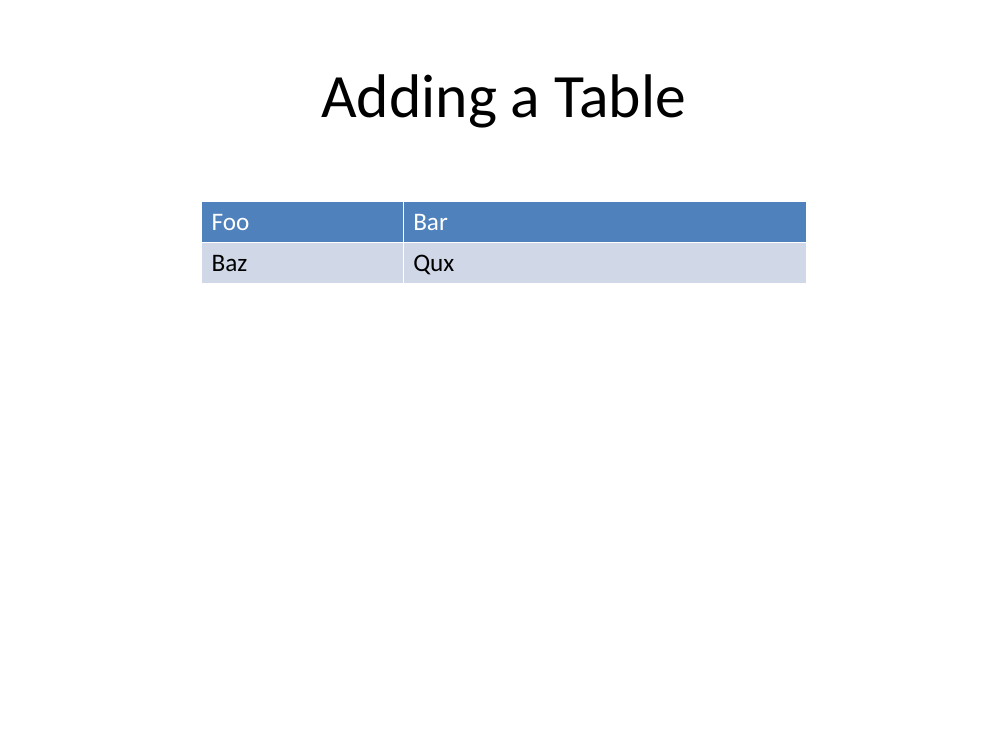
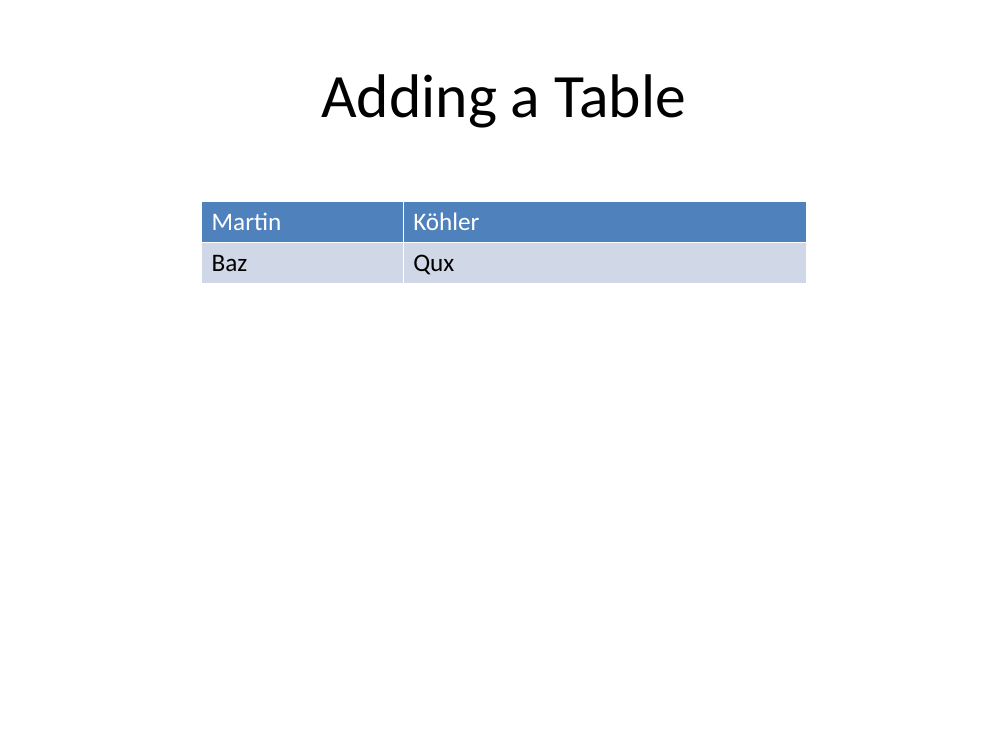
Before and after one commit to junker-joerg/ims2020, a slide deck: slide 1 of test.pptx. Drawn at 1008x756 pixels with LibreOffice and Linux fonts; fonts in the diff are those of the drawing. Boxes give left, top, right and bottom in pixels: in the first picture for what was removed or moved away, otherwise in the second. Text is boxed around its words. In the diff, an @@ line names an element or a change of style, - is before the commit and + after.

```diff
--- a/test.pptx
+++ b/test.pptx
@@ table at (202,202,806,282) @@
-row 1, column 1: Foo
+row 1, column 1: Martin
-row 1, column 2: Bar
+row 1, column 2: Köhler
```
Also in this commit, not shown: 1 other file.
